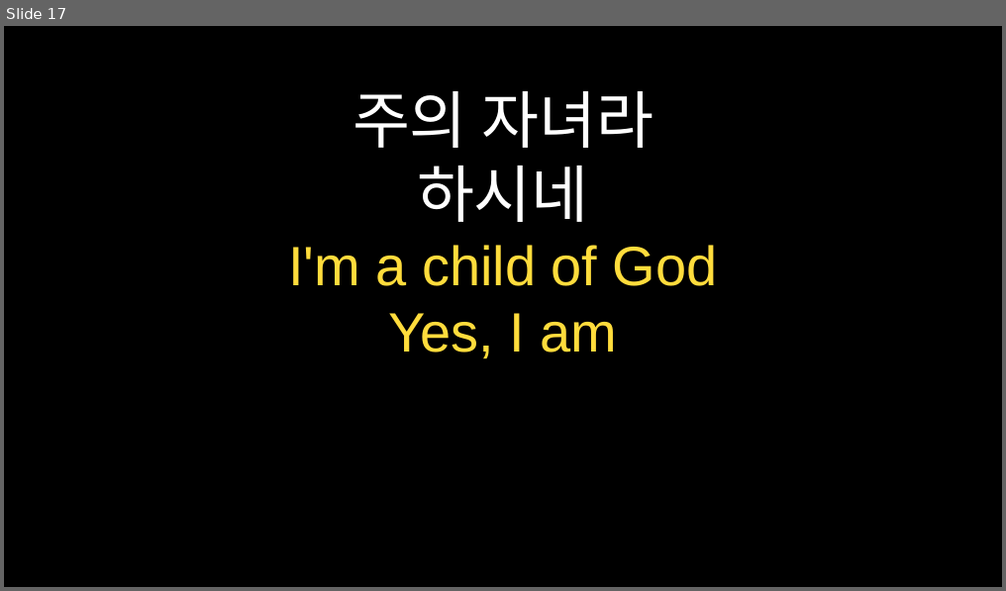
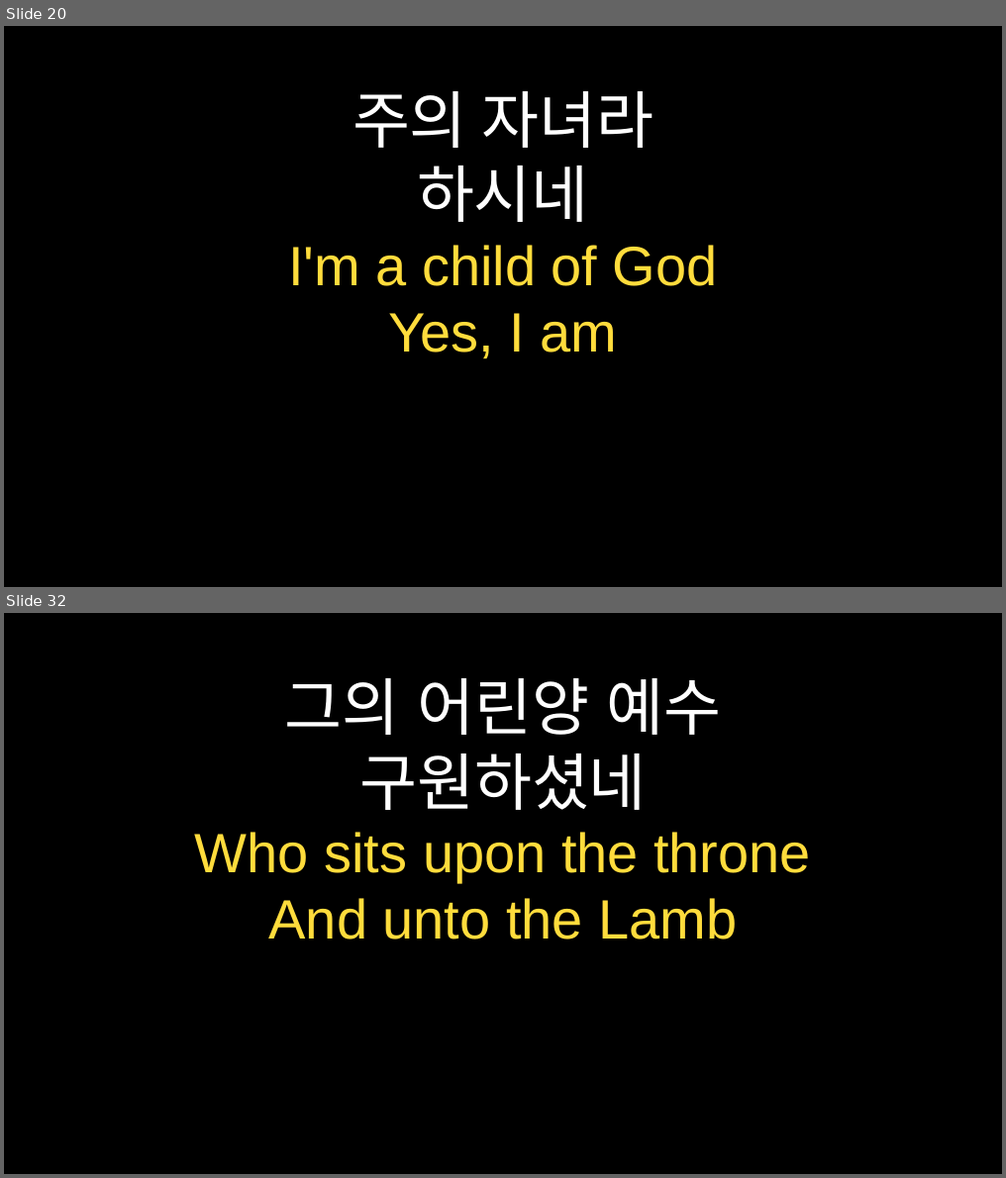
Before and after one commit to goldenbit1999/praisePPT, a slide deck: praisePPT/weekly_praise.pptx. Shown one above the other, each under a label of ours: slide 17 before the commit, slides 20 and 32 after it; the slides between them are not shown. The pictures are 1006x591 and 1006x1178 pixels, drawn with LibreOffice and Linux fonts; fonts in the diff are those of the drawing. Boxes give left, top, right and bottom in pixels: in the first picture for what was removed or moved away, otherwise in the second. Text is boxed around its words. In the diff, an @@ line names an element or a change of style, - is before the commit and + after.

```diff
--- a/praisePPT/weekly_praise.pptx
+++ b/praisePPT/weekly_praise.pptx
@@ slide 32 added at (4,613,1002,1174), background #000000 @@
@@ text added at (195,678,811,940), 40 pt, text #FFDC3C @@
+그의 어린양 예수
+구원하셨네
+Who sits upon the throne
+And unto the Lamb
@@ what was slide 17 is now slide 20 @@
```
Also in this commit, not shown: 14 slides changed, 11 other slides added, 10 slides removed, 10 other files.
